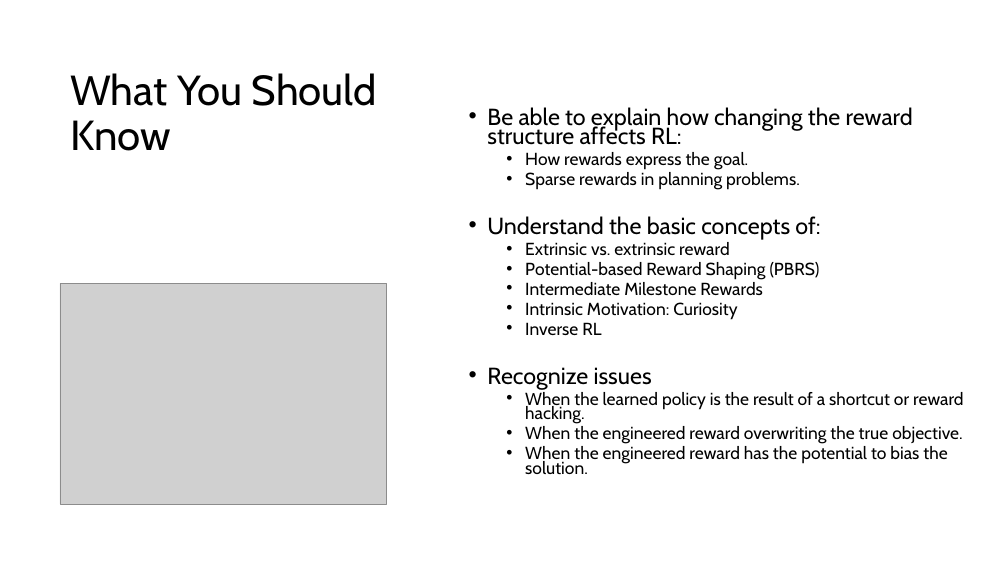
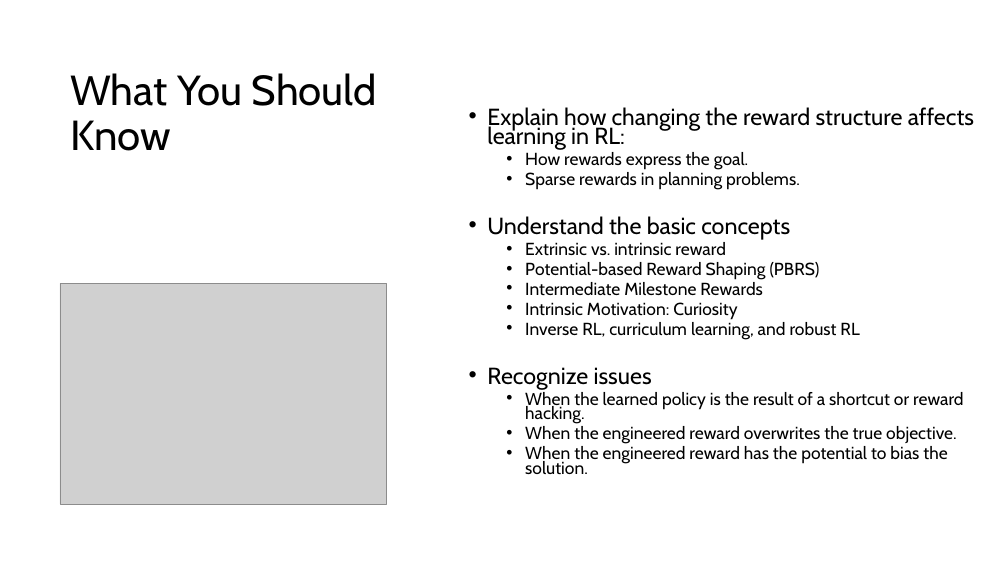
Before and after one commit to mhahsler/Introduction_to_Reinforcement_Learning, a slide deck: slide 15 of slides/Lecture_Reward_Engineering.pptx. Drawn at 1008x567 pixels with LibreOffice and Linux fonts; fonts in the diff are those of the drawing; grey boxes stand for pictures. Boxes give left, top, right and bottom in pixels: in the first picture for what was removed or moved away, otherwise in the second. Text is boxed around its words. In the diff, an @@ line names an element or a change of style, - is before the commit and + after.

```diff
--- a/slides/Lecture_Reward_Engineering.pptx
+++ b/slides/Lecture_Reward_Engineering.pptx
@@ text at [487,107,974,150]: text changed @@
-• Be able to explain how changing the reward structure affects RL:
+• Explain how changing the reward structure affects learning in RL:
@@ text at [487,216,790,256]: text changed; size 22.2 to 16.6 pt @@
-• Understand the basic concepts of:
-  • Extrinsic vs. extrinsic reward
+• Understand the basic concepts
+  • Extrinsic vs. intrinsic reward
@@ text at [525,322,859,339]: text changed @@
-  • Inverse RL
+  • Inverse RL, curriculum learning, and robust RL
@@ text at [525,426,957,444]: text changed @@
-  • When the engineered reward overwriting the true objective.
+  • When the engineered reward overwrites the true objective.
```
Also in this commit, not shown: 5 other slides changed, 1 other file.
